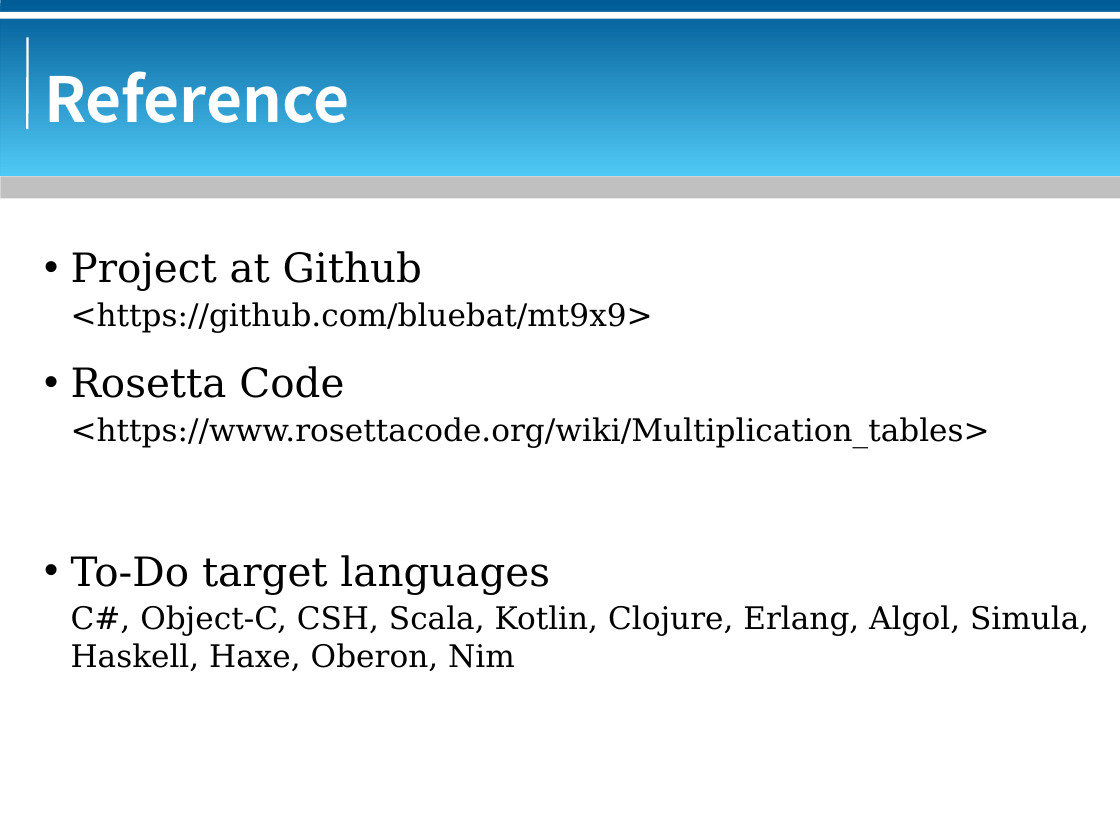
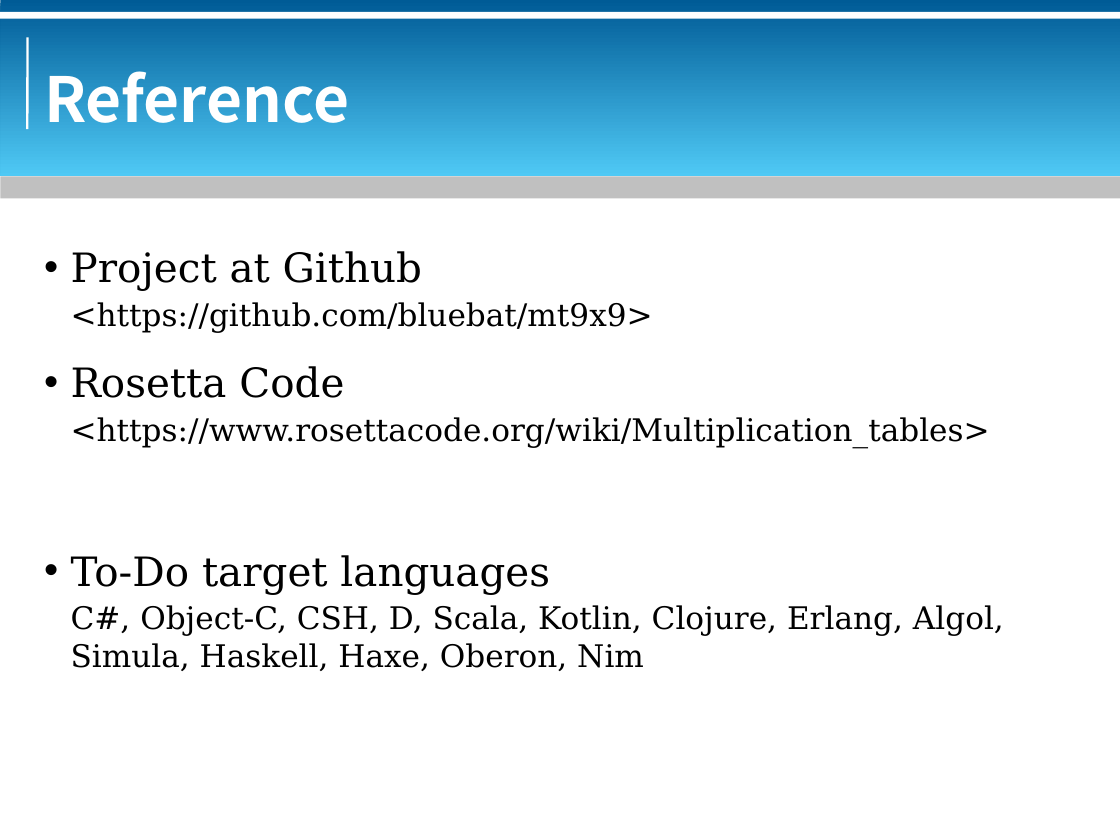
Before and after one commit to bluebat/.presentations, a slide deck: slide 20 of multiplication-table.odp. Drawn at 1120x840 pixels with LibreOffice and Linux fonts; fonts in the diff are those of the drawing; background and template pictures are left out. Boxes give left, top, right and bottom in pixels: in the first picture for what was removed or moved away, otherwise in the second. Text is boxed around its words. In the diff, an @@ line names an element or a change of style, - is before the commit and + after.

```diff
--- a/multiplication-table.odp
+++ b/multiplication-table.odp
@@ text at (x1=71, y1=605, x2=1004, y2=671): text changed @@
-C#, Object-C, CSH, Scala, Kotlin, Clojure, Erlang, Algol, Simula, Haskell, Haxe, Oberon, Nim
+C#, Object-C, CSH, D, Scala, Kotlin, Clojure, Erlang, Algol, Simula, Haskell, Haxe, Oberon, Nim
```
Also in this commit, not shown: 1 other slide changed, 1 other file.
